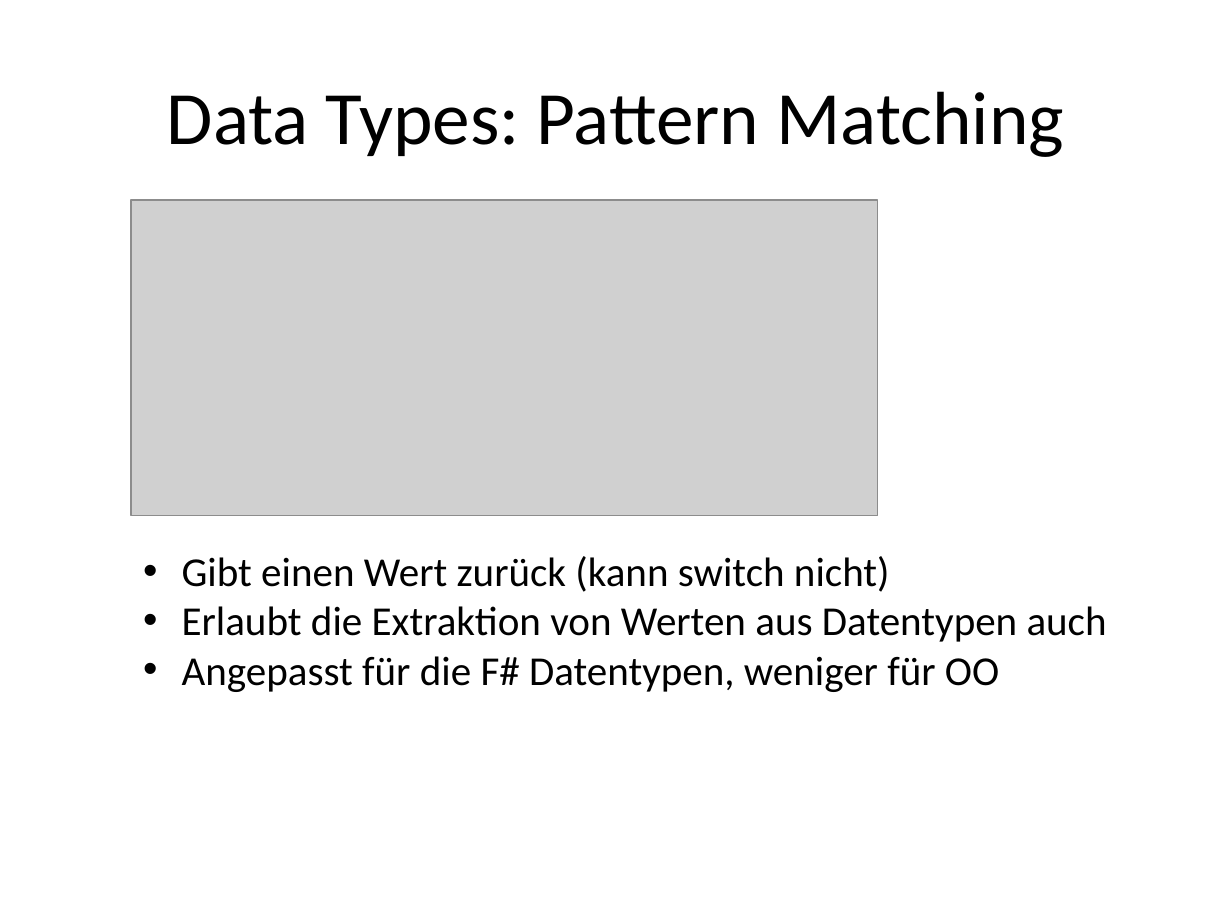
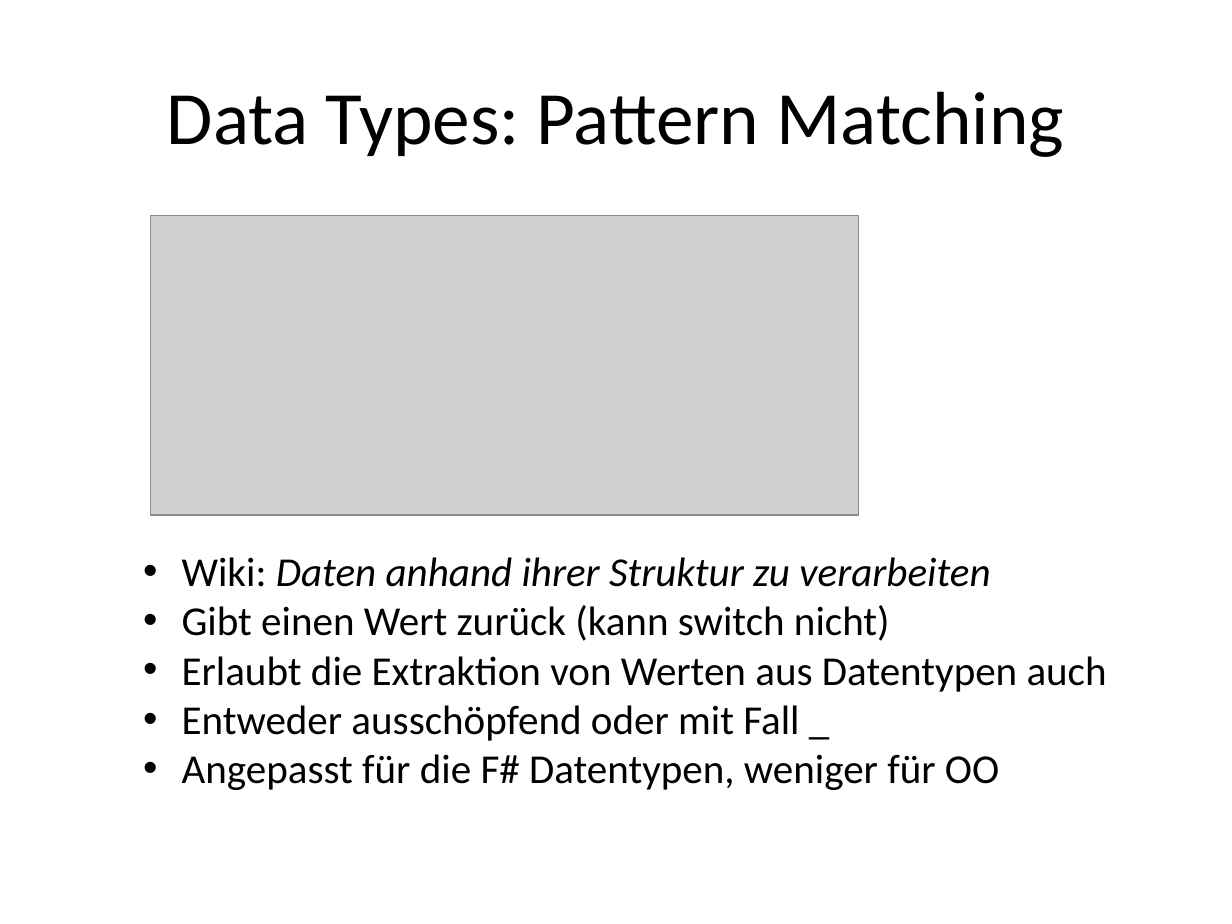
Before and after one commit to nasserbrake/Spartakiade2017, a slide deck: slide 31 of FSharp.pptx. Drawn at 1232x924 pixels with LibreOffice and Linux fonts; fonts in the diff are those of the drawing; grey boxes stand for pictures. Boxes give left, top, right and bottom in pixels: in the first picture for what was removed or moved away, otherwise in the second. Text is boxed around its words. In the diff, an @@ line names an element or a change of style, - is before the commit and + after.

Commit message:
Pattern Matching

```diff
--- a/FSharp.pptx
+++ b/FSharp.pptx
@@ picture: place and size @@
-picture at box(131, 200, 877, 515)
+picture at box(150, 216, 859, 515)
@@ text at box(182, 557, 990, 587): paragraph added @@
+• Wiki: Daten anhand ihrer Struktur zu verarbeiten
@@ text at box(182, 705, 799, 741): paragraph added @@
+• Entweder ausschöpfend oder mit Fall _
```
Also in this commit, not shown: 2 other slides changed, 1 slide added, 1 slide removed, 4 other files.
